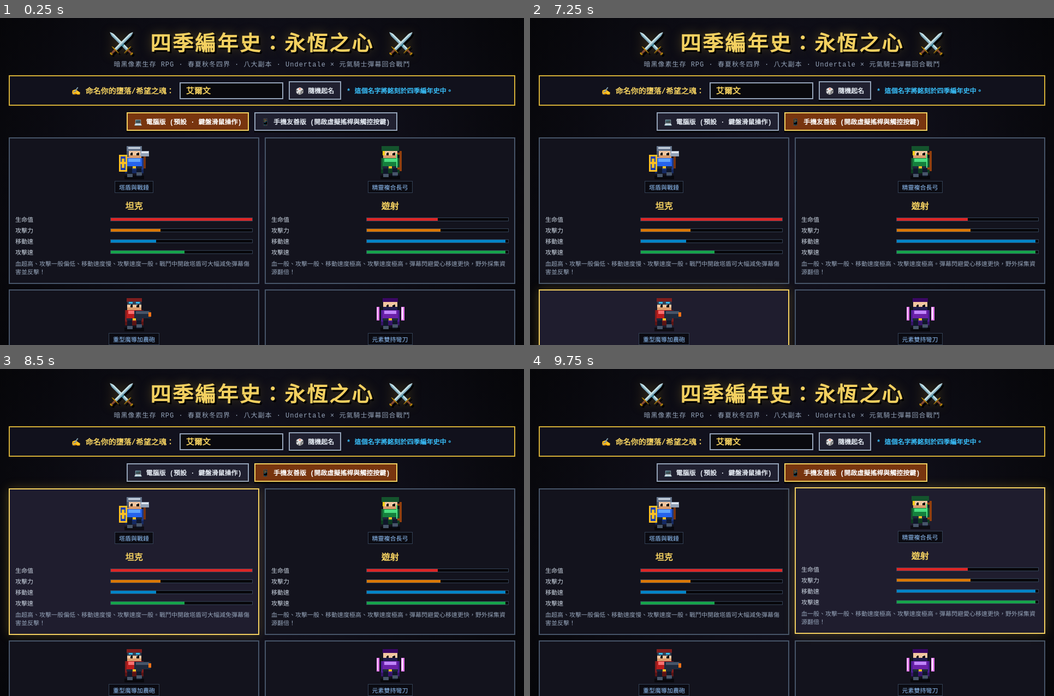
Above: before the commit, frames 1-4 (two rows, left to right).
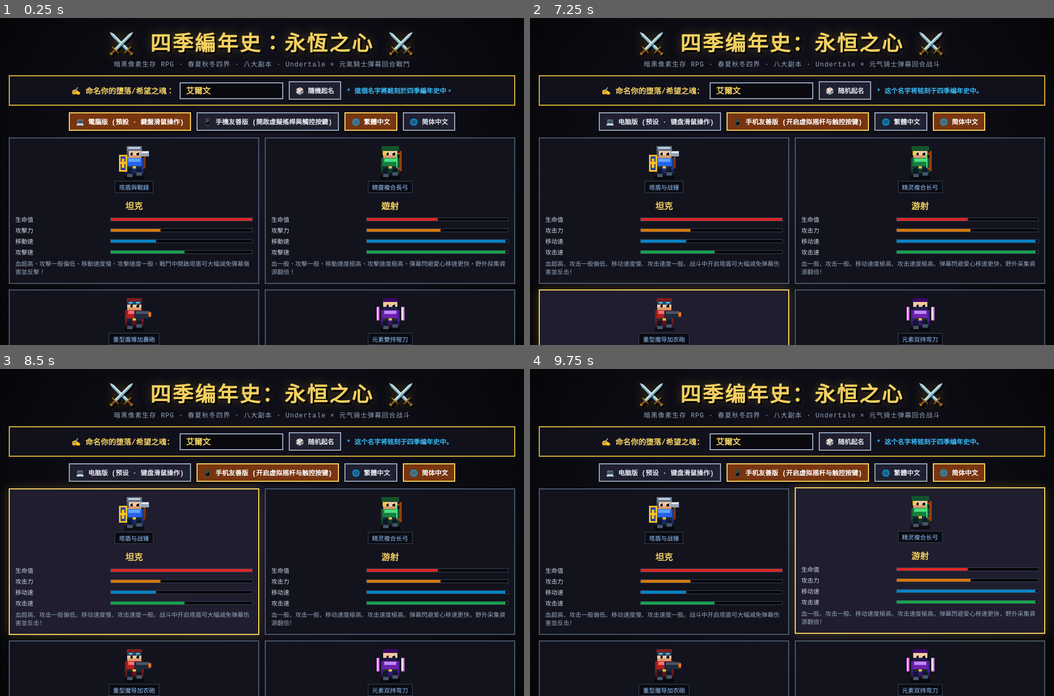
Above: after the commit, the same moments.

Repository: s211089-star/game
Game: browser game, page index.html
Same seed, same stepped clock (60 frames per second), same inputs: the game is played once before the commit and once after it.
Inputs (mouse positions are in pixels of both pictures, inside the frame that each line leads up to):
- Up to frame 1 (0.25 s): no input
- Up to frame 2 (7.25 s): click (792, 181) at 0.27 s; hold Right 1.03-1.53 s; click (792, 214) at 1.07 s; tap Space every 0.5 s from 1.1 to 7.1 s; hold Down 1.58-1.85 s; click (687, 148) at 1.67 s; hold Left 1.9-2.47 s; click (917, 210) at 2.02 s; click (896, 132) at 2.27 s; hold Up 2.52-2.82 s; click (870, 246) at 2.87 s; hold Right 2.87-3.53 s; click (661, 263) at 3.47 s; hold Up 3.58-3.82 s; hold Left 3.87-4.3 s; click (792, 116) at 4.07 s; hold Down 4.35-4.68 s; click (666, 210) at 4.52 s; click (949, 197) at 4.67 s; hold Right 4.73-5.23 s; click (634, 181) at 5.27 s; hold Down 5.28-5.55 s; hold Left 5.6-6.17 s; click (739, 295) at 5.87 s; hold Up 6.22-6.52 s; click (844, 67) at 6.47 s; hold Right 6.57-7.23 s; click (959, 122) at 7.02 s, where only the run after the commit has a clickable "🌐 简体中文"; click (792, 214) at 7.07 s
- Up to frame 3 (8.5 s): hold Up 7.28-7.52 s; hold Left 7.57-8 s; tap Space at 7.6, 8.1 s; click (157, 499) at 7.67 s; hold Down 8.05-8.38 s; click (366, 483) at 8.27 s; hold Right from 8.43 s (still down)
- Up to frame 4 (9.75 s): tap Space at 8.6, 9.1, 9.6 s; click (870, 597) at 8.87 s; release Right at 8.93 s; hold Down 8.98-9.25 s; hold Left from 9.3 s (still down); click (661, 614) at 9.47 s; click (917, 561) at 9.52 s

The runs differ from the first frame. In frame 1, 2.9% of the frame differs, in the area x 13-87%, y 28-35%; in frame 2, 3.9%, in the area x 3-97%, y 4-100%; in frame 3, 3.9%; in frame 4, 3.9%.

Commit message:
Update index.html

Diff:
--- a/index.html
+++ b/index.html
@@ -1408,6 +1408,8 @@
   <div class="mode-row">
     <button class="pixel-btn active" id="devicePcBtn" onclick="setDeviceMode('pc')">💻 電腦版 (預設 · 鍵盤滑鼠操作)</button>
     <button class="pixel-btn" id="deviceMobileBtn" onclick="setDeviceMode('mobile')">📱 手機友善版 (開啟虛擬搖桿與觸控按鍵)</button>
+    <button class="pixel-btn active" id="langTcBtn" data-no-translate="true" onclick="setLanguage('zh-Hant')">🌐 繁體中文</button>
+    <button class="pixel-btn" id="langScBtn" data-no-translate="true" onclick="setLanguage('zh-Hans')">🌐 简体中文</button>
   </div>
 
   <!-- 3. 五大職業選擇卡片 -->
@@ -1716,8 +1718,18 @@
       <button class="pixel-btn danger" onclick="toggleModal('settingsModal')">返回遊戲 [ESC]</button>
     </div>
     <div class="modal-body">
-      <!-- 畫面縮放與操作裝置模式設定 -->
+      <!-- 語言切換與畫面縮放、操作裝置模式設定 -->
       <div class="pixel-box" style="margin-bottom:12px; border-color:#facc15;">
+        <div style="display:flex; justify-content:space-between; align-items:center; flex-wrap:wrap; gap:10px; margin-bottom:8px; padding-bottom:8px; border-bottom:1px dashed #334155;">
+          <div>
+            <strong style="color:#4ade80; font-size:14px;">🌐 介面語言切換 (繁體中文 / 简体中文)</strong>
+            <div style="font-size:11px; color:#94a3b8;">即時切換全遊戲介面、對話、任務、物品與戰鬥文字語言。</div>
+          </div>
+          <div style="display:flex; gap:6px;">
+            <button class="pixel-btn active" id="setLangTcBtn" data-no-translate="true" onclick="setLanguage('zh-Hant')">🌐 繁體中文</button>
+            <button class="pixel-btn" id="setLangScBtn" data-no-translate="true" onclick="setLanguage('zh-Hans')">🌐 简体中文</button>
+          </div>
+        </div>
         <div style="display:flex; justify-content:space-between; align-items:center; flex-wrap:wrap; gap:10px; margin-bottom:8px;">
           <div>
             <strong style="color:var(--gold-bright); font-size:14px;">📱 操作模式切換（電腦版 / 手機友善虛擬按鍵版）</strong>
@@ -2328,28 +2340,35 @@
 const WORLD_SIZE = 4800;
 const STATE = {
   started: false,
+  lang: 'zh-Hant', // 'zh-Hant' (繁體中文) | 'zh-Hans' (简体中文)
   mode: 'story',
   deviceMode: 'pc', // 'pc' (預設電腦版) | 'mobile' (手機友善版)
   selectedClass: 'knight',
   inDungeon: null,
   dungeonStage: 1,
-  dungeonProgress: {}, // { [dungeonId]: { currentStage: 1, highestStage: 1, bossDefeated: false, clearCount: 0 } }
+  dungeonProgress: {},
   selectedDungeonForModal: null,
   compassActive: true,
-
+  minimapZoom: 1.0,
+  chestSpawnTimer: 0,
+  enemySpawnTimer: 0,
+  camera: { x: 3580, y: 2430, zoom: 1.35, shake: 0 },
+  mouse: { x: 0, y: 0, worldX: 3580, worldY: 2430 },
+  keys: {},
+  mobileStick: { active: false, dx: 0, dy: 0, slowMode: false },
   player: {
     name: '艾爾文',
     classId: 'knight',
     level: 1,
     xp: 0,
     nextXp: 100,
+    gold: 250,
     hp: 185,
     maxHp: 185,
     mp: 105,
     maxMp: 105,
     hunger: 100,
     thirst: 100,
-    gold: 250,
     x: 3580,
     y: 2430,
     facing: 1,
@@ -2357,25 +2376,30 @@
     animTimer: 0,
     weaponLevel: 1,
     enchant: null,
+    dodgeTimer: 0,
     skillCds: [0, 0, 0],
-    dodgeTimer: 0,
     shieldActive: false,
     siegeMode: false,
     mounted: false,
     buffs: { atkMult: 1, speedMult: 1, timer: 0 }
   },
-
   inventory: {
-    medkit_s: 3,
+    medkit_s: 2,
     mp_pot: 2,
     water_pure: 3,
     meat_cooked: 3,
-    wood: 5,
-    herb: 3
+    wood: 2,
+    herb: 1
   },
-
   hotbar: ['medkit_s', 'medkit_l', 'mp_pot', 'water_pure', 'meat_cooked', 'cactus_juice', 'winter_stew', 'whetstone'],
-
+  entities: {
+    nodes: [],
+    chests: [],
+    enemies: [],
+    skillEffects: [],
+    texts: [],
+    finalBoss: null
+  },
   quests: {
     mainIdx: 0,
     completedSide: {},
@@ -2388,11 +2412,10 @@
       kills_winter: 0,
       itemsUsed: 0,
       weaponUpgrades: 0,
-      resonances: 0,
-      goldPeak: 250
+      goldPeak: 250,
+      resonances: 0
     }
   },
-
   cheats: {
     enabled: false,
     godMode: false,
@@ -2403,22 +2426,11 @@
     noclip: false,
     speedMult: 1.0
   },
-
-  entities: {
-    enemies: [],
-    chests: [],
-    nodes: [],
-    skillEffects: [],
-    texts: [],
-    finalBoss: null
-  },
-
-  // Undertale × 元氣騎士 回合制彈幕戰鬥狀態
   battle: {
     active: false,
     enemy: null,
-    turn: 'player', // 'player' | 'timing' | 'enemy_bullet' | 'dissolving' | 'victory'
-    menuIndex: 0, // 0: FIGHT, 1: SKILL, 2: ITEM, 3: FLEE
+    turn: 'player',
+    menuIndex: 0,
     subMenuActive: false,
     subMenuIndex: 0,
     subMenuItems: [],
@@ -2426,87 +2438,58 @@
     timingDir: 1,
     timingSkill: null,
     bulletTimer: 0,
-    bulletDuration: 6.5,
+    bulletDuration: 6.0,
     patternType: 0,
     patternTick: 0,
-    soul: { x: 220, y: 115, invuln: 0, shield: false },
+    attackMode: 'eldritch_eyes',
     bullets: [],
     lasers: [],
     hazards: [],
-    attackMode: 'spring_eyes',
-    attackBanner: '',
+    soul: { x: 220, y: 115, invuln: 0, shield: false },
     dissolveTimer: 0,
-    dissolveDuration: 1.65,
+    dissolveDuration: 1.55,
     dissolveParticles: [],
     victoryReport: null
-  },
-
-  mobileStick: { active: false, dx: 0, dy: 0, slowMode: false },
-  minimapZoom: 1.0,
-  keys: {},
-  mouse: { x: 0, y: 0, worldX: 0, worldY: 0 },
-  camera: { x: 3580, y: 2430, zoom: 1.35, shake: 0 },
-  chestSpawnTimer: 0,
-  enemySpawnTimer: 0
+  }
 };
 
 /* ============================================================================
-   5. 起名系統、裝置模式切換與畫面縮放控制
+   5. 冒險者起名、電腦/手機模式切換與視野縮放控制
    ============================================================================ */
-const RANDOM_NAMES = ['亞瑟', '星辰旅者', '洛克', '菲歐娜', '萊恩哈特', '希爾薇', '克勞德', '艾莉絲', '雷諾', '暮光行者', '銀翼', '卡爾文'];
+const RANDOM_NAMES = ['艾爾文', '亞瑟', '莉亞', '賽琳娜', '凱爾', '雷歐納', '諾亞', '芙蕾雅', '索倫', '艾莉絲', '加百列', '維克多'];
 
 function onNameInputChange(val) {
-  const clean = val.trim();
+  const name = (val || '').trim();
+  const lower = name.toLowerCase();
   const hint = document.getElementById('nameEasterEggHint');
-  const lower = clean.toLowerCase();
-  if (!clean) {
-    hint.textContent = '* 請輸入一個名字，或點擊右側隨機生成。';
-    hint.style.color = '#94a3b8';
-  } else if (lower === 'frisk') {
-    hint.textContent = '❤️ * 你心中充滿了「決心 (DETERMINATION)」！';
+  if (!hint) return;
+
+  if (lower === 'frisk') {
+    hint.textContent = '❤️ * 決心（DETERMINATION）在你的靈魂深處閃耀！';
     hint.style.color = '#facc15';
+  } else if (lower === 'sans') {
+    hint.textContent = '💀 * heya. 看來你準備好迎接一場「美好時光」了。';
+    hint.style.color = '#38bdf8';
   } else if (lower === 'chara') {
-    hint.textContent = '🔪 * 「真正的名字。」四季大陸感受到一絲寒意……';
+    hint.textContent = '🔪 * 真正的名字。暗影力量正在回應你的呼喚……';
     hint.style.color = '#f87171';
-  } else if (lower === 'sans') {
-    hint.textContent = '💀 * heya. 彈幕閃避似乎變得格外有趣了呢。';
-    hint.style.color = '#38bdf8';
-  } else if (clean === '勇者' || clean === '艾爾文') {
-    hint.textContent = '⚔️ * 經典而充滿勇氣的冒險者之名！';
+  } else if (name === '勇者' || lower === 'hero') {
+    hint.textContent = '⚔️ * 傳說中的四季守護者之名！';
     hint.style.color = '#4ade80';
   } else {
-    hint.textContent = `✨ * 「${clean}」，四季暗影世界已準備好見證你的傳說。`;
-    hint.style.color = '#7dd3fc';
+    hint.textContent = '* 這個名字將銘刻於四季編年史中。';
+    hint.style.color = '#38bdf8';
   }
 }
 
 function generateRandomName() {
-  const picked = RANDOM_NAMES[Math.floor(Math.random() * RANDOM_NAMES.length)];
-  const inp = document.getElementById('playerNameInput');
-  inp.value = picked;
+  const input = document.getElementById('playerNameInput');
+  const cur = input ? input.value.trim() : '';
+  const pool = RANDOM_NAMES.filter(n => n !== cur);
+  const picked = pool[Math.floor(Math.random() * pool.length)];
+  if (input) input.value = picked;
   onNameInputChange(picked);
   AUDIO.play('blip');
-}
-
-function setDeviceMode(mode) {
-  STATE.deviceMode = mode;
-  const isMobile = mode === 'mobile';
-  document.body.classList.toggle('mobile-mode', isMobile);
-  document.body.classList.toggle('mobile-ui-active', isMobile);
-  document.getElementById('mobileControlsLayer').style.display = (isMobile && STATE.started) ? 'block' : 'none';
-
-  syncMobileMinimapCanvas();
-
-  // 同步標題畫面與設置面板按鈕狀態
-  document.getElementById('devicePcBtn').classList.toggle('active', !isMobile);
-  document.getElementById('deviceMobileBtn').classList.toggle('active', isMobile);
-  document.getElementById('setDevicePcBtn').classList.toggle('active', !isMobile);
-  document.getElementById('setDeviceMobileBtn').classList.toggle('active', isMobile);
-
-  AUDIO.play('blip');
-  if (STATE.started) {
-    addToast(isMobile ? '📱 已切換至【手機友善版】：橫/直屏精簡介面與虛擬按鍵已就緒！' : '💻 已切換至【電腦版】：使用鍵盤 WASD 與滑鼠操作。');
-  }
 }
 
 function syncMobileMinimapCanvas() {
@@ -2514,30 +2497,265 @@
   if (!mc) return;
   if (STATE.deviceMode === 'mobile') {
     const isLandscape = window.innerWidth > window.innerHeight;
-    const sz = isLandscape ? 72 : 92;
+    const sz = isLandscape ? 72 : 94;
     if (mc.width !== sz || mc.height !== sz) {
       mc.width = sz;
       mc.height = sz;
     }
-  } else if (mc.width !== 150 || mc.height !== 150) {
-    mc.width = 150;
-    mc.height = 150;
-  }
+  } else {
+    if (mc.width !== 150 || mc.height !== 150) {
+      mc.width = 150;
+      mc.height = 150;
+    }
+  }
+}
+
+function setDeviceMode(mode) {
+  STATE.deviceMode = mode === 'mobile' ? 'mobile' : 'pc';
+  const isMobile = STATE.deviceMode === 'mobile';
+  document.body.classList.toggle('mobile-mode', isMobile);
+
+  const layer = document.getElementById('mobileControlsLayer');
+  if (layer) layer.style.display = (isMobile && STATE.started) ? 'block' : 'none';
+
+  ['devicePcBtn', 'setDevicePcBtn'].forEach(id => {
+    const el = document.getElementById(id);
+    if (el) el.classList.toggle('active', !isMobile);
+  });
+  ['deviceMobileBtn', 'setDeviceMobileBtn'].forEach(id => {
+    const el = document.getElementById(id);
+    if (el) el.classList.toggle('active', isMobile);
+  });
+
+  syncMobileMinimapCanvas();
+  AUDIO.play('blip');
 }
 
 function setCameraZoom(val) {
-  const z = Math.max(0.8, Math.min(2.2, parseFloat(val)));
+  const z = Math.max(0.8, Math.min(2.2, parseFloat(val) || 1.35));
   STATE.camera.zoom = z;
-  const txt = `${z.toFixed(2)}x`;
-  document.getElementById('camZoomLabel').textContent = `視野 ${txt}`;
-  document.getElementById('settingsZoomVal').textContent = txt;
-  document.getElementById('settingsZoomSlider').value = z;
+  const lbl = document.getElementById('camZoomLabel');
+  if (lbl) lbl.textContent = `視野 ${z.toFixed(2)}x`;
+  const setVal = document.getElementById('settingsZoomVal');
+  if (setVal) setVal.textContent = `${z.toFixed(2)}x`;
+  const slider = document.getElementById('settingsZoomSlider');
+  if (slider) slider.value = z;
 }
 
 function zoomCamera(delta) {
   setCameraZoom(STATE.camera.zoom + delta);
   AUDIO.play('blip');
 }
+
+/* ============================================================================
+   5.5 繁體中文 / 简体中文 雙語即時轉換引擎 (DOM + Canvas 無損切換)
+   ============================================================================ */
+const TC_TO_SC_CHARS = {
+  '編':'编','史':'史','恆':'恒','像':'像','界':'界','彈':'弹','戰':'战','鬥':'斗','險':'险','環':'环','節':'节',
+  '墮':'堕','這':'这','個':'个','將':'将','銘':'铭','於':'于','電':'电','腦':'脑','預':'预','設':'设','鍵':'键',
+  '盤':'盘','機':'机','開':'开','啟':'启','虛':'虚','擬':'拟','搖':'摇','桿':'杆','與':'与','觸':'触','結':'结',
+  '導':'导','檔':'档','繼':'继','續':'续','遊':'游','翡':'翡','縮':'缩','畫':'画','視':'视','當':'当','關':'关',
+  '層':'层','擊':'击','敗':'败','衛':'卫','傳':'传','陣':'阵','務':'务','圖':'图','載':'载','線':'线','騎':'骑',
+  '藍':'蓝','條':'条','飽':'饱','狀態':'状态','動':'动','釋':'释','華':'华','麗':'丽','職':'职','業':'业','寶':'宝',
+  '話':'话','進':'进','選':'选','確':'确','認':'认','瑪':'玛','爾':'尔','強':'强','敵':'敌','籠':'笼','輪':'轮',
+  '請':'请','護':'护','傷':'伤','稱':'称','裝':'装','備':'备','製':'制','化':'化','器':'器','給':'给','軍':'军',
+  '離':'离','購':'购','買':'买','藥':'药','誌':'志','劇':'剧','齊':'齐','託':'托','數':'数','陸':'陆','覽':'览',
+  '間':'间','陽':'阳','壘':'垒','齒':'齿','鎮':'镇','聖':'圣','內':'内','弊':'弊','調':'调','細':'细','闊':'阔',
+  '賴':'赖','匯':'汇','總':'总','無':'无','換':'换','費':'费','飢':'饥','殺':'杀','牆':'墙','雙':'双','劍':'剑',
+  '衝':'冲','鋒':'锋','級':'级','滿':'满','財':'财','獲':'获','復':'复','音':'音','靜':'静','錘':'锤','舉':'举',
+  '諷':'讽','實':'实','複合':'复合','長':'长','採':'采','風':'风','後':'后','連':'连','傾':'倾','瀉':'泻','發':'发',
+  '貫':'贯','鳴':'鸣','加':'加','農':'农','轟':'轰','單':'单','燃':'燃','燒':'烧','烈':'烈','噴':'喷','飛':'飞',
+  '賦':'赋','殲':'歼','滅':'灭','毀':'毁','彎':'弯','斬':'斩','熱':'热','襲':'袭','槍':'枪','馬':'马','喚':'唤',
+  '揮':'挥','審':'审','躍':'跃','醫':'医','療':'疗','濃':'浓','縮':'缩','劑':'剂','鬧':'闹','純':'纯','淨':'净',
+  '壺':'壶','獸':'兽','獵':'猎','鮮':'鲜','氣':'气','燉':'炖','湯':'汤','堅':'坚','韌':'韧','礎':'础','築':'筑',
+  '崗':'岗','塊':'块','鍊':'炼','銀':'银','礦':'矿','屬':'属','靈':'灵','鑲':'镶','凍':'冻','裂':'裂','蘊':'蕴',
+  '熾':'炽','廚':'厨','灶':'灶','鐵':'铁','霧':'雾','廟':'庙','許':'许','領':'领','像':'像','樓':'楼','廢':'废',
+  '頭':'头','漢':'汉','龍':'龙','淵':'渊','亞':'亚','嚮':'向','歡':'欢','壞':'坏','試':'试','漩':'漩','渦':'涡',
+  '決':'决','積':'积','奧':'奥','絲':'丝','裡':'里','貴':'贵','學':'学','遺':'遗','跡':'迹','競':'竞','場':'场',
+  '歐':'欧','師':'师','傑':'杰','噠':'哒','奪':'夺','鴉':'鸦','驅':'驱','警':'警','見':'见','釀':'酿','莊':'庄',
+  '詩':'诗','統':'统','帥':'帅','階':'阶','溫':'温','維':'维','儲':'储','幫':'帮','頂':'顶','應':'应','邊':'边',
+  '鐘':'钟','聲':'声','終':'终','隊':'队','語':'语','園':'园','達':'达','專':'专','說':'说','彩':'彩','勞':'劳',
+  '佈':'布','簡':'简','潔':'洁','標':'标','損':'损','誤':'误','紀':'纪','錄':'录','尚':'尚','鎖':'锁','歸':'归',
+  '暈':'晕','紅':'红','縫':'缝','蝕':'蚀','逆':'逆','蟲':'虫','黃':'黄','追蹤':'追踪','隕':'陨','墜':'坠','漿':'浆',
+  '則':'则','過':'过','針':'针','奏':'奏','繞':'绕','絞':'绞','鋸':'锯','緣':'缘','顱':'颅','劃':'划','鐮':'镰',
+  '掃':'扫','錐':'锥','圍':'围','準':'准','順':'顺','創':'创','著':'着','纏':'缠','脫':'脱','塵':'尘','繪':'绘',
+  '處':'处','斷':'断','勝':'胜','賞':'赏','額':'额','訪':'访','畢':'毕','撐':'撑','勢':'势','環':'环','游':'游',
+  '網':'网','愛':'爱','剩':'剩','餘':'余','委託':'委托','隱':'隐','藏':'藏','採':'采','羅':'罗','滾':'滚','乘':'乘',
+  '點':'点','麵':'面','體':'体','國':'国','學':'学','會':'会','來':'来','說':'说','時':'时','為':'为','麼':'么',
+  '從':'从','對':'对','還':'还','樣':'样','經':'经','問':'问','題':'题','裡':'里','頭':'头','點':'点','種':'种',
+  '隻':'只','兩':'两','萬':'万','億':'亿','處':'处','號':'号','員':'员','區':'区','廠':'厂','廣':'广','廳':'厅',
+  '店':'店','庫':'库','應':'应','廢':'废','開':'开','關':'关','門':'门','問':'问','間':'间','聞':'闻','閱':'阅',
+  '隊':'队','陽':'阳','陰':'阴','陣':'阵','階':'阶','際':'际','隨':'随','隱':'隐','難':'难','雲':'云','電':'电',
+  '需':'需','震':'震','霍':'霍','霧':'雾','露':'露','靈':'灵','靜':'静','響':'响','頁':'页','頂':'顶','項':'项',
+  '順':'顺','須':'须','預':'预','領':'领','頭':'头','頻':'频','顆':'颗','題':'题','額':'额','顏':'颜','願':'愿',
+  '類':'类','顧':'顾','顯':'显','風':'风','飄':'飘','飛':'飞','飢':'饥','飯':'饭','飲':'饮','飽':'饱','飾':'饰',
+  '養':'养','餘':'余','館':'馆','馬':'马','駕':'驾','駛':'驶','騎':'骑','騙':'骗','騷':'骚','驅':'驱','驗':'验',
+  '驚':'惊','體':'体','髮':'发','鬥':'斗','鬧':'闹','鬱':'郁','魂':'魂','魔':'魔','魚':'鱼','魯':'鲁','鮮':'鲜',
+  '鳥':'鸟','鳴':'鸣','鴉':'鸦','鷹':'鹰','麗':'丽','麥':'麦','麵':'面','黃':'黄','點':'点','黨':'党','鼠':'鼠',
+  '齊':'齐','齒':'齿','龍':'龙','龜':'龟'
+};
+
+const PHRASE_TC_TO_SC = [
+  ['繁體中文', '简体中文'],
+  ['裝備', '装备'], ['狀態', '状态'], ['經驗', '经验'], ['確定', '确定'], ['確認', '确认'],
+  ['顯示', '显示'], ['畫面', '画面'], ['頁面', '页面'], ['設定', '设定'], ['設置', '设置'],
+  ['預設', '预设'], ['對話', '对话'], ['任務', '任务'], ['戰鬥', '战斗'], ['攻擊', '攻击'],
+  ['藍條', '蓝条'], ['飽食', '饱食'], ['勝利', '胜利'], ['開啟', '开启'], ['關閉', '关闭'],
+  ['下載', '下载'], ['導入', '导入'], ['存檔', '存档'], ['電腦版', '电脑版'], ['手機友善版', '手机友善版'],
+  ['選擇', '选择'], ['層數', '层数'], ['進度', '进度'], ['保留', '保留'], ['重新', '重新'],
+  ['調整', '调整'], ['簡化', '简化'], ['搖桿', '摇杆'], ['按鍵', '按键'], ['彈幕', '弹幕'],
+  ['比例', '比例'], ['恢復', '恢复'], ['消散', '消散'], ['獲得', '获得'], ['離開', '离开'],
+  ['箭頭', '箭头'], ['起名', '起名'], ['環節', '环节'], ['老闆娘', '老板娘'], ['武器舖', '武器铺']
+];
+
+function toSC(str) {
+  if (!str || typeof str !== 'string') return str;
+  let res = str;
+  for (let i = 0; i < PHRASE_TC_TO_SC.length; i++) {
+    const [tc, sc] = PHRASE_TC_TO_SC[i];
+    if (res.indexOf(tc) !== -1) res = res.split(tc).join(sc);
+  }
+  let out = '';
+  for (let i = 0; i < res.length; i++) {
+    const ch = res[i];
+    out += TC_TO_SC_CHARS[ch] || ch;
+  }
+  return out;
+}
+
+const ORIGINAL_TEXT_MAP = new WeakMap();
+const ORIGINAL_ATTR_MAP = new WeakMap();
+let isTranslatingDOM = false;
+
+function shouldSkipTranslate(node) {
+  let el = node.nodeType === 1 ? node : node.parentElement;
+  while (el) {
+    if (el.dataset && el.dataset.noTranslate === 'true') return true;
+    el = el.parentElement;
+  }
+  return false;
+}
+
+function translateNode(node) {
+  if (!node || shouldSkipTranslate(node)) return;
+  if (node.nodeType === 3) {
+    const cur = node.nodeValue;
+    if (!cur || !cur.trim()) return;
+    if (STATE.lang === 'zh-Hans') {
+      if (!ORIGINAL_TEXT_MAP.has(node)) {
+        ORIGINAL_TEXT_MAP.set(node, cur);
+      } else {
+        const prevOrig = ORIGINAL_TEXT_MAP.get(node);
+        if (cur !== toSC(prevOrig)) {
+          ORIGINAL_TEXT_MAP.set(node, cur);
+        }
+      }
+      const target = toSC(ORIGINAL_TEXT_MAP.get(node));
+      if (node.nodeValue !== target) {
+        node.nodeValue = target;
+      }
+    } else if (ORIGINAL_TEXT_MAP.has(node)) {
+      const orig = ORIGINAL_TEXT_MAP.get(node);
+      if (node.nodeValue !== orig) {
+        node.nodeValue = orig;
+      }
+    }
+  } else if (node.nodeType === 1) {
+    ['title', 'placeholder'].forEach(attr => {
+      if (node.hasAttribute(attr)) {
+        const val = node.getAttribute(attr);
+        let rec = ORIGINAL_ATTR_MAP.get(node);
+        if (!rec) { rec = {}; ORIGINAL_ATTR_MAP.set(node, rec); }
+        if (STATE.lang === 'zh-Hans') {
+          if (rec[attr] === undefined || val !== toSC(rec[attr])) rec[attr] = val;
+          const target = toSC(rec[attr]);
+          if (val !== target) node.setAttribute(attr, target);
+        } else if (rec[attr] !== undefined && val !== rec[attr]) {
+          node.setAttribute(attr, rec[attr]);
+        }
+      }
+    });
+  }
+}
+
+function applyLanguageToDOM(root = document.body) {
+  if (!root || isTranslatingDOM) return;
+  isTranslatingDOM = true;
+  try {
+    if (root.nodeType === 1) translateNode(root);
+    const walker = document.createTreeWalker(root, NodeFilter.SHOW_ELEMENT | NodeFilter.SHOW_TEXT, null);
+    let n = walker.nextNode();
+    while (n) {
+      translateNode(n);
+      n = walker.nextNode();
+    }
+    document.title = STATE.lang === 'zh-Hans'
+      ? '四季编年史：永恒之心 — 暗黑像素生存RPG'
+      : '四季編年史：永恆之心 — 暗黑像素生存RPG';
+  } finally {
+    isTranslatingDOM = false;
+  }
+}
+
+function setLanguage(lang) {
+  STATE.lang = (lang === 'zh-Hans') ? 'zh-Hans' : 'zh-Hant';
+  document.documentElement.lang = STATE.lang;
+
+  const isSc = STATE.lang === 'zh-Hans';
+  ['langTcBtn', 'setLangTcBtn'].forEach(id => {
+    const el = document.getElementById(id);
+    if (el) el.classList.toggle('active', !isSc);
+  });
+  ['langScBtn', 'setLangScBtn'].forEach(id => {
+    const el = document.getElementById(id);
+    if (el) el.classList.toggle('active', isSc);
+  });
+
+  applyLanguageToDOM(document.body);
+  if (STATE.started) {
+    updateHudUI();
+    updateQuestTrackerUI();
+    if (document.getElementById('mapModal').style.display === 'flex') renderFullMap();
+  }
+  AUDIO.play('blip');
+}
+
+// 攔截 Canvas 2D 文字繪製，使地圖與戰鬥畫布同步支援繁/簡體
+(function hookCanvasText() {
+  const origFillText = CanvasRenderingContext2D.prototype.fillText;
+  CanvasRenderingContext2D.prototype.fillText = function(text, x, y, maxWidth) {
+    const out = (STATE.lang === 'zh-Hans' && typeof text === 'string') ? toSC(text) : text;
+    return maxWidth !== undefined ? origFillText.call(this, out, x, y, maxWidth) : origFillText.call(this, out, x, y);
+  };
+  const origStrokeText = CanvasRenderingContext2D.prototype.strokeText;
+  CanvasRenderingContext2D.prototype.strokeText = function(text, x, y, maxWidth) {
+    const out = (STATE.lang === 'zh-Hans' && typeof text === 'string') ? toSC(text) : text;
+    return maxWidth !== undefined ? origStrokeText.call(this, out, x, y, maxWidth) : origStrokeText.call(this, out, x, y);
+  };
+})();
+
+const DOM_LANG_OBSERVER = new MutationObserver(mutations => {
+  if (isTranslatingDOM || STATE.lang !== 'zh-Hans') return;
+  isTranslatingDOM = true;
+  try {
+    for (const m of mutations) {
+      if (m.type === 'characterData') {
+        translateNode(m.target);
+      } else if (m.type === 'childList') {
+        m.addedNodes.forEach(added => {
+          translateNode(added);
+          if (added.nodeType === 1) {
+            const w = document.createTreeWalker(added, NodeFilter.SHOW_ELEMENT | NodeFilter.SHOW_TEXT, null);
+            let cur = w.nextNode();
+            while (cur) { translateNode(cur); cur = w.nextNode(); }
+          }
+        });
+      }
+    }
+  } finally {
+    isTranslatingDOM = false;
+  }
+});
 
 /* ============================================================================
    6. 本地存檔下載與導入系統 (JSON Export / Import)
@@ -2545,8 +2763,9 @@
 function exportSaveData() {
   const saveObj = {
     game: '四季編年史：永恆之心',
-    version: '3.2-DungeonSelect-MobileFix',
+    version: '3.3-Bilingual-TC-SC',
     savedAt: new Date().toISOString(),
+    lang: STATE.lang,
     mode: STATE.mode,
     deviceMode: STATE.deviceMode,
     cameraZoom: STATE.camera.zoom,
@@ -2602,6 +2821,7 @@
       }
       if (data.cheats) Object.assign(STATE.cheats, data.cheats);
       if (data.cameraZoom) setCameraZoom(data.cameraZoom);
+      if (data.lang) setLanguage(data.lang);
 
       if (!STATE.started) {
         AUDIO.init();
@@ -5699,6 +5919,7 @@
 
 initTitleScreen();
 initMobileControls();
+DOM_LANG_OBSERVER.observe(document.body, { childList: true, subtree: true, characterData: true });
 window.addEventListener('resize', syncMobileMinimapCanvas);
 requestAnimationFrame(gameLoop);
 </script>
